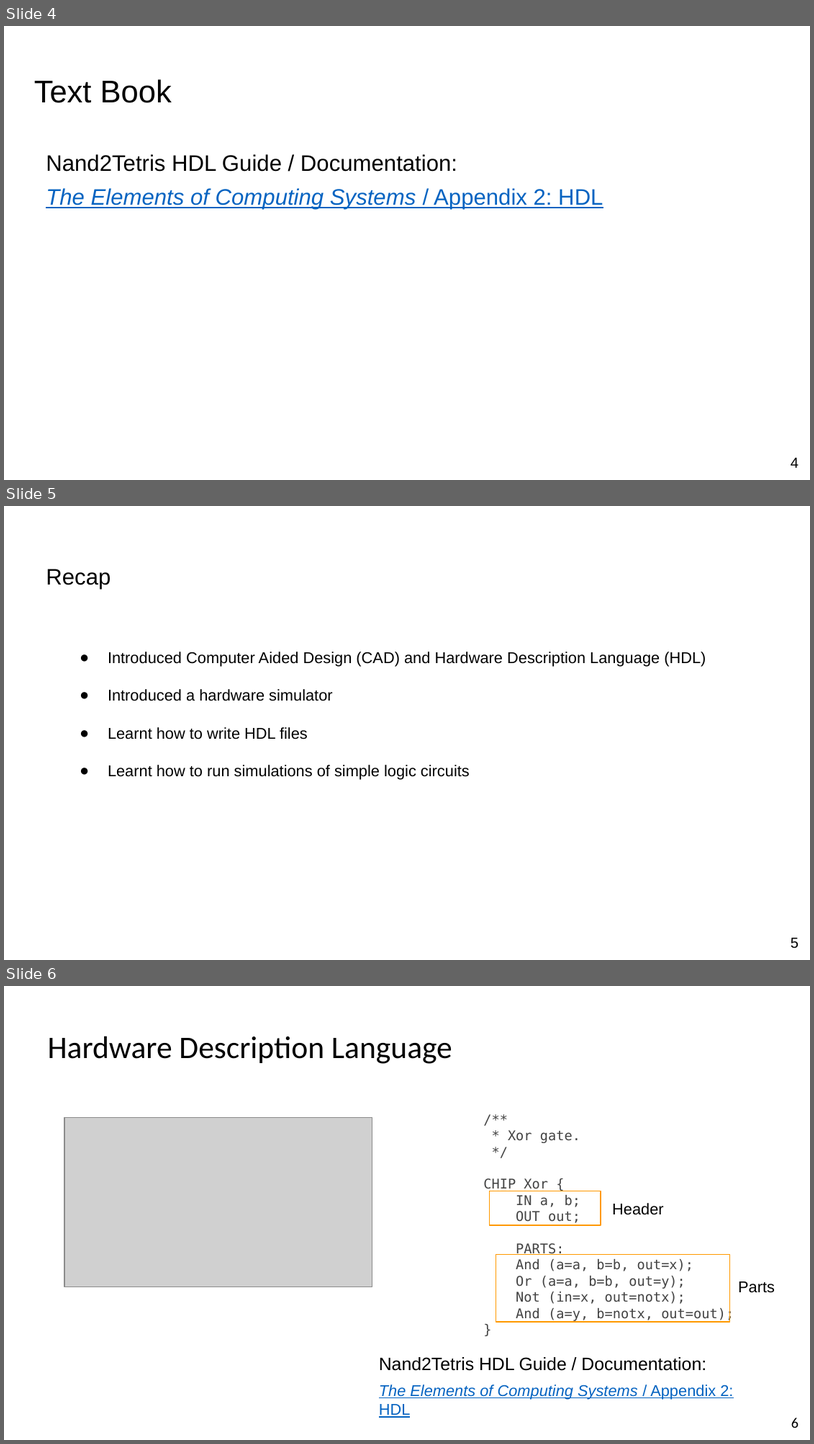
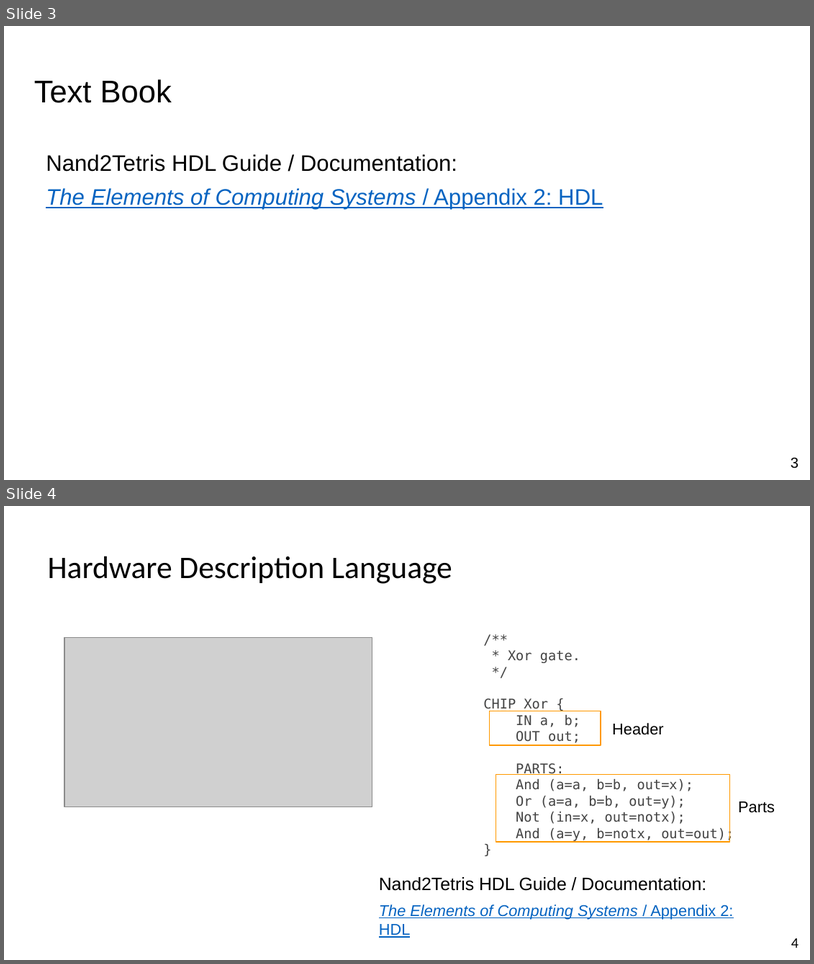
Before and after one commit to vcboy1/Leeds, a slide deck: 26fall/1860/Lecture/Week1.5/Lab 1.5.2 HDL & CAD LAB 2.pptx. Shown one above the other, each under a label of ours: slides 4, 5 and 6 before the commit, slides 3 and 4 after it. The pictures are 814x1444 and 814x964 pixels, drawn with LibreOffice and Linux fonts; fonts in the diff are those of the drawing; grey boxes stand for pictures; background and template pictures are left out. Boxes give left, top, right and bottom in pixels: in the first picture for what was removed or moved away, otherwise in the second. Text is boxed around its words. In the diff, an @@ line names an element or a change of style, - is before the commit and + after.

```diff
--- a/26fall/1860/Lecture/Week1.5/Lab 1.5.2 HDL & CAD LAB 2.pptx
+++ b/26fall/1860/Lecture/Week1.5/Lab 1.5.2 HDL & CAD LAB 2.pptx
@@ slide 5 removed at [4, 506, 810, 960], background picture (left out) @@
@@ text removed at [46, 569, 111, 589] @@
-Recap
@@ text removed at [108, 651, 706, 780] @@
-● Introduced Computer Aided Design (CAD) and Hardware Description Language (HDL)
-● Introduced a hardware simulator
-● Learnt how to write HDL files
-● Learnt how to run simulations of simple logic circuits
@@ page number removed at [791, 937, 799, 948] @@
-5
@@ what was slide 4 is now slide 3 @@
@@ page number at [791, 457, 799, 468]: text changed @@
-4
+3
@@ what was slide 6 is now slide 4 @@
@@ page number at [792, 938, 799, 947]: text changed @@
-6
+4
```
Also in this commit, not shown: 12 slides changed, 1 slide added, 2 other slides removed, 20 other files.
